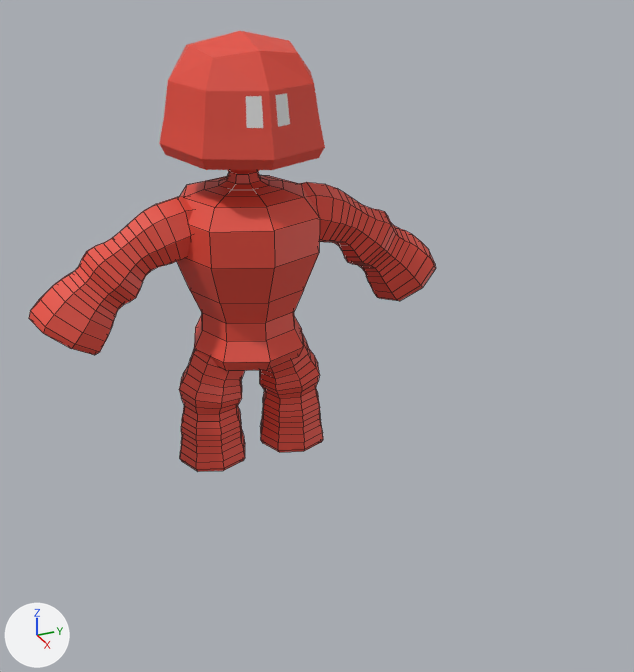
One commit to the Blender file Character.blend: the scene before it, then after it.
Camera for both pictures: a 50 mm lens placed at (6.04, -2.13, 2.78), pointed at (1.16, 0.06, 0.34). Every picture has the same lights, and +X, +Y and +Z are marked at lower left. The older version comes first. Mesh edges are drawn as thin lines on the coarser meshes.

Objects in the first picture: 'Body', 'Head'.
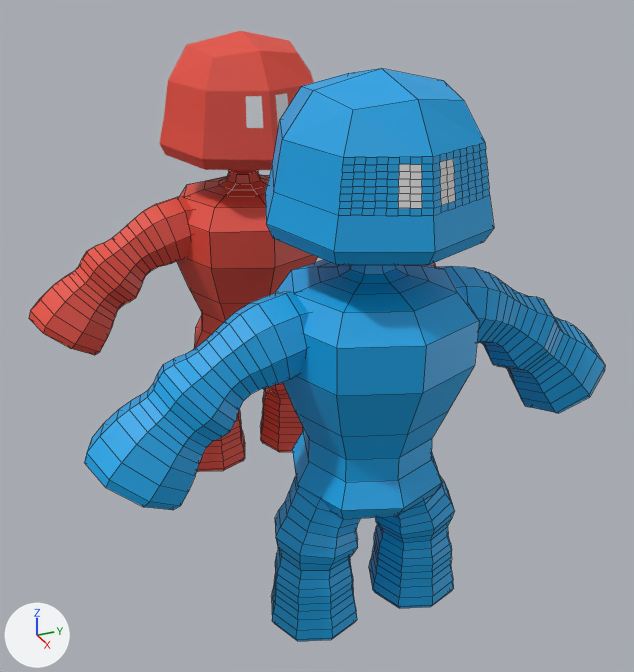
Location of each change, [x1, y1, x2, y2] in pixels of the pictures (634 x 672 px):
```json
{"object": "Body.001", "change": "added", "after": [84, 260, 605, 641], "on screen": "cyan"}
{"object": "Head.001", "change": "added", "after": [265, 68, 494, 265], "faces in mat_material2 (cyan #0aa5e7)": [265, 68, 494, 265], "faces in mat_eyes (white #e7e7e7)": [398, 159, 455, 208]}
```

The change, as JSON lines over the scene's bpy script:
```json
{"op": "add", "block": "mat_material2", "code": ["mat_material2 = principled_material('Material2')", "mat_material2.base_color = (0.00304, 0.374, 0.8)  # cyan #0aa5e7"]}
{"op": "add", "block": "me_cube_005", "code": ["me_cube_005 = bpy.data.meshes.new('Cube.005')", "me_cube_005.from_pydata(...)  # 212 vertices, 186 faces; spans x -0.6..0.625, y -0.622..0.606, z 1.206..2.186", "# faces by material slot: [24, 162]", "me_cube_005.materials.append(mat_eyes)  # white #e7e7e7", "me_cube_005.materials.append(mat_material2)  # cyan #0aa5e7"]}
{"op": "add", "block": "me_cube_004", "code": ["me_cube_004 = bpy.data.meshes.new('Cube.004')", "me_cube_004.from_pydata(...)  # 809 vertices, 797 faces; spans x -0.54..0.59, y -1.65..1.63, z -1.15..1.21", "me_cube_004.materials.append(mat_material2)  # cyan #0aa5e7"]}
{"op": "add", "block": "ob_head_001", "code": ["ob_head_001 = bpy.data.objects.new('Head.001', me_cube_005)", "ob_head_001.location = (2.047, 0.0, 0.0)"]}
{"op": "add", "block": "ob_body_001", "code": ["ob_body_001 = bpy.data.objects.new('Body.001', me_cube_004)", "ob_body_001.location = (2.047, 0.0, 0.0)"]}
```
